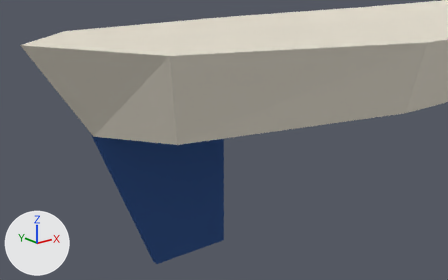
Renders of the Blender file working_files/boats/tubby/tubby.blend from each side of a commit.
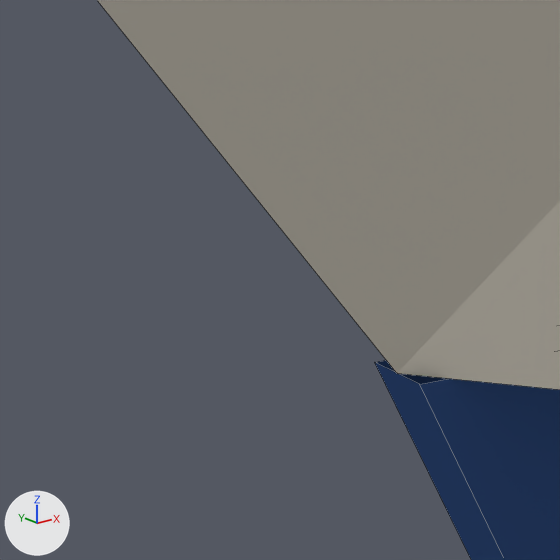
Each version is shown from a 50 mm camera at (-1.651, -3.342, 1.116) aimed at (0.62, -0.504, -0.02), then close up on the part from 13% to 24% of the width and 37% to 54% of the height. Every picture has the same lights, and +X, +Y and +Z are marked at lower left. The close-ups show mesh edges as thin lines.

Before the edit, the objects in view are built like this:
```python
me_cube = bpy.data.meshes.new('Cube')
me_cube.from_pydata(...)  # 24 vertices, 22 faces; spans x -0.4..5.47, y -1.0..1.0, z -0.11..0.6
me_cube.materials.append(mat_topside)  # white #e7e1d2
me_plane_002 = bpy.data.meshes.new('Plane.002')
me_plane_002.from_pydata([(0.406, -0.025, -1.0), (1.0, -0.025, -1.0), (0.0, -0.025, 0.0), (1.0, -0.025, 0.0), (0.406, 0.025, -1.0), (1.0, 0.025, -1.0), (0.0, 0.025, 0.0), (1.0, 0.025, 0.0)], [], [(0, 2, 3, 1), (4, 5, 7, 6), (2, 0, 4, 6), (0, 1, 5, 4), (1, 3, 7, 5)])
me_plane_002.materials.append(mat_underside)  # blue #335083
ob_hull = bpy.data.objects.new('Hull', me_cube)
ob_hull.location = (0.0, 0.0, 0.0)
ob_keel = bpy.data.objects.new('Keel', me_plane_002)
ob_keel.location = (0.0, 0.0, 0.0)
```
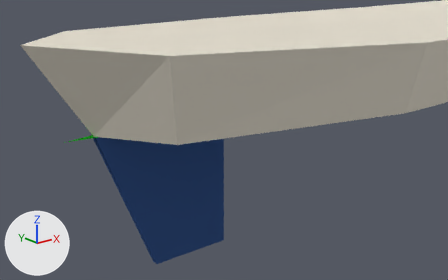
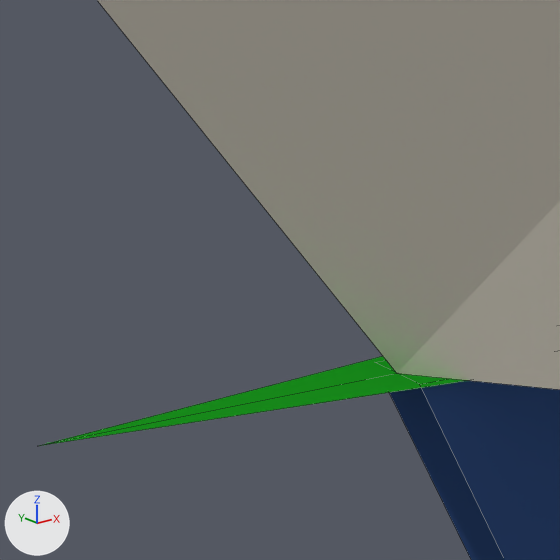
Commit message: Added wind indicators on the boat.

Boxes (x1, y1, x2, y2) around the edits, measured in the close-ups (560 x 560 px):
'Wind Indicator', added (green): after (39, 356, 468, 446)

Patch to the scene script:
```diff
--- a/working_files/boats/tubby/tubby.blend.py
+++ b/working_files/boats/tubby/tubby.blend.py
@@ mat_stbd_color @@
+mat_stbd_color = diffuse_material('Stbd Color')
+mat_stbd_color.base_color = (0.0109, 0.317, 0.0135)  # green #1b991f
@@ me_plane_003 @@
+me_plane_003.from_pydata([(0.2, -0.062, 0.0), (0.15, 0.0, 0.0), (-0.2, 0.0, 0.0), (0.2, 0.062, 0.0)], [], [(3, 2, 1), (2, 0, 1)])
+me_plane_003.materials.append(mat_stbd_color)  # green #1b991f
@@ ob_wind_indicator @@
+ob_wind_indicator = bpy.data.objects.new('Wind Indicator', me_plane_003)
+ob_wind_indicator.location = (0.0, 0.0, 0.0)
```
